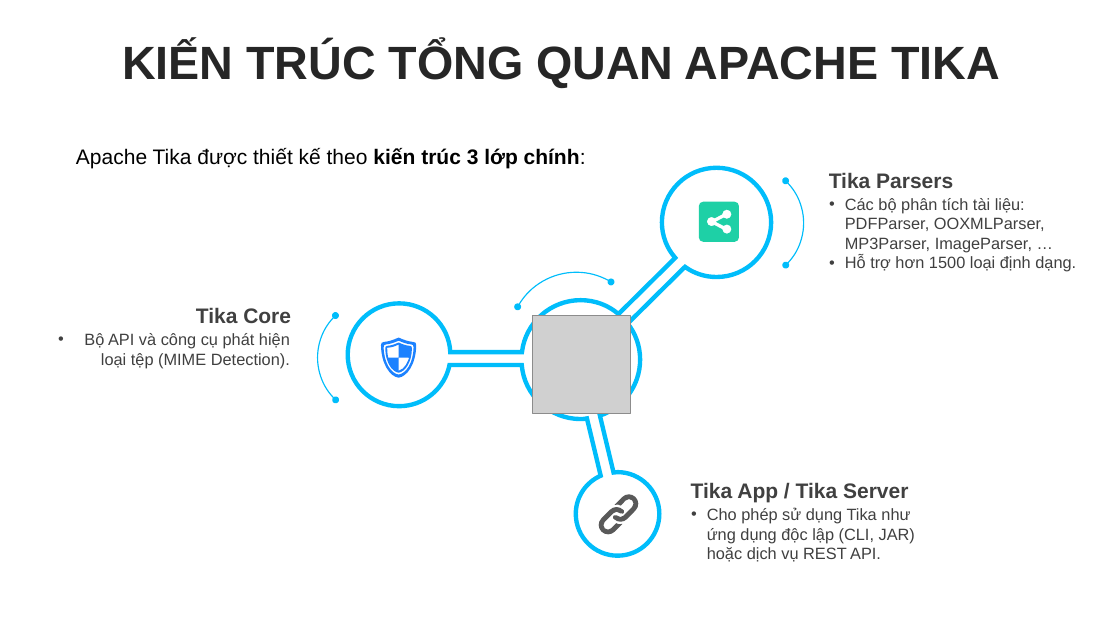
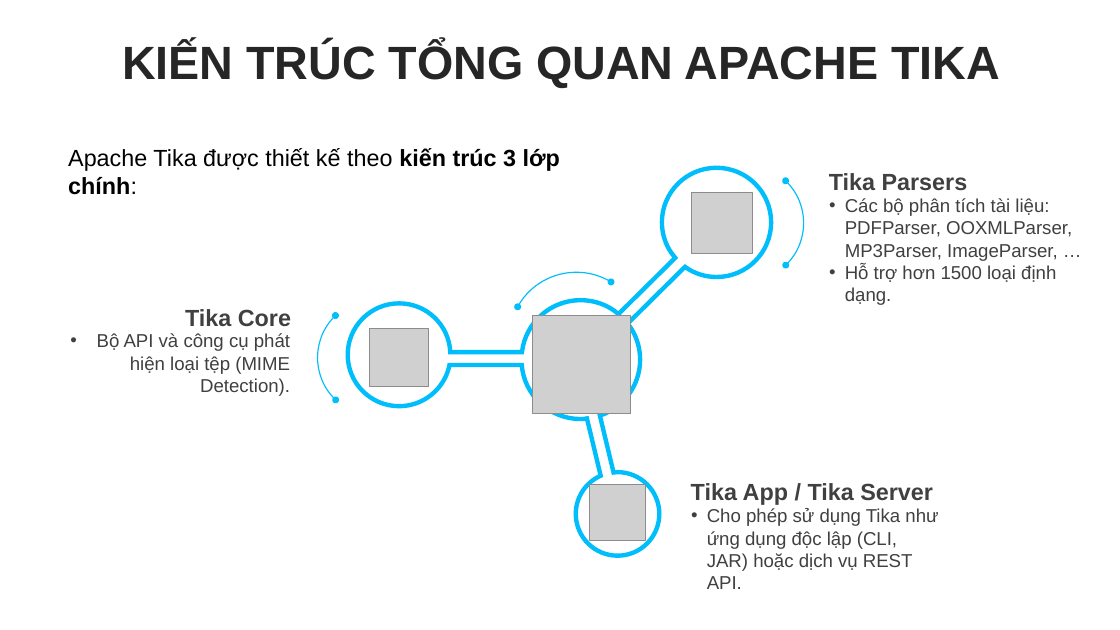
Before and after one commit to dexter826/tika_demo, a slide deck: slide 5 of Report_ApacheTika.pptx (slide 4 before the commit). Drawn at 1120x630 pixels with LibreOffice and Linux fonts; fonts in the diff are those of the drawing; grey boxes stand for pictures. Boxes give left, top, right and bottom in pixels: in the first picture for what was removed or moved away, otherwise in the second. Text is boxed around its words. In the diff, an @@ line names an element or a change of style, - is before the commit and + after.

```diff
--- a/Report_ApacheTika.pptx
+++ b/Report_ApacheTika.pptx
@@ size 18 to 20 pt in 4 elements at [829, 173, 968, 190], [691, 483, 933, 505], [185, 309, 291, 326], [68, 148, 560, 171] @@
@@ text "Apache Tika được thiết kế ...": place and size @@
-text "Apache Tika được thiết kế ..." at [76, 148, 586, 169]
+text "Apache Tika được thiết kế ..." at [68, 148, 560, 171]
@@ picture added at [692, 192, 754, 254] @@
@@ freeform shape removed at [699, 202, 739, 242] @@
@@ size 14 to 16 pt in 3 elements at [707, 508, 938, 571], [97, 333, 290, 396], [845, 198, 1072, 305] @@
@@ picture added at [370, 329, 429, 387] @@
@@ freeform shape removed at [381, 338, 417, 378] @@
@@ picture added at [590, 485, 645, 540] @@
@@ freeform shape removed at [595, 490, 643, 538] @@
```
Also in this commit, not shown: 6 other slides changed, 2 slides added, 1 slide removed, 2 other files.
